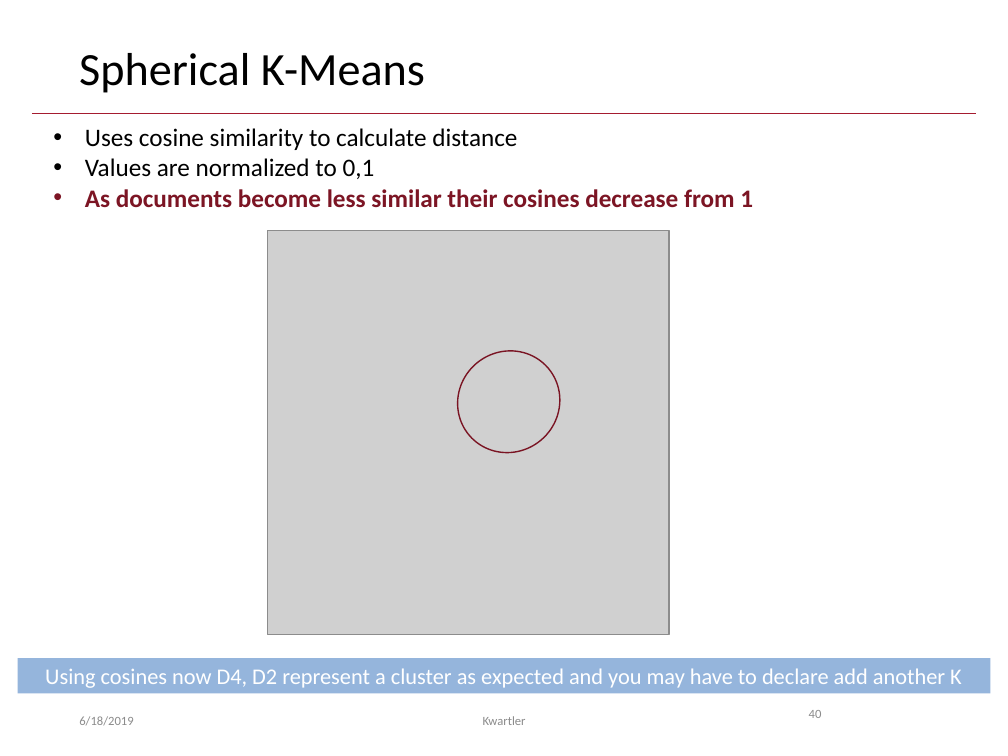
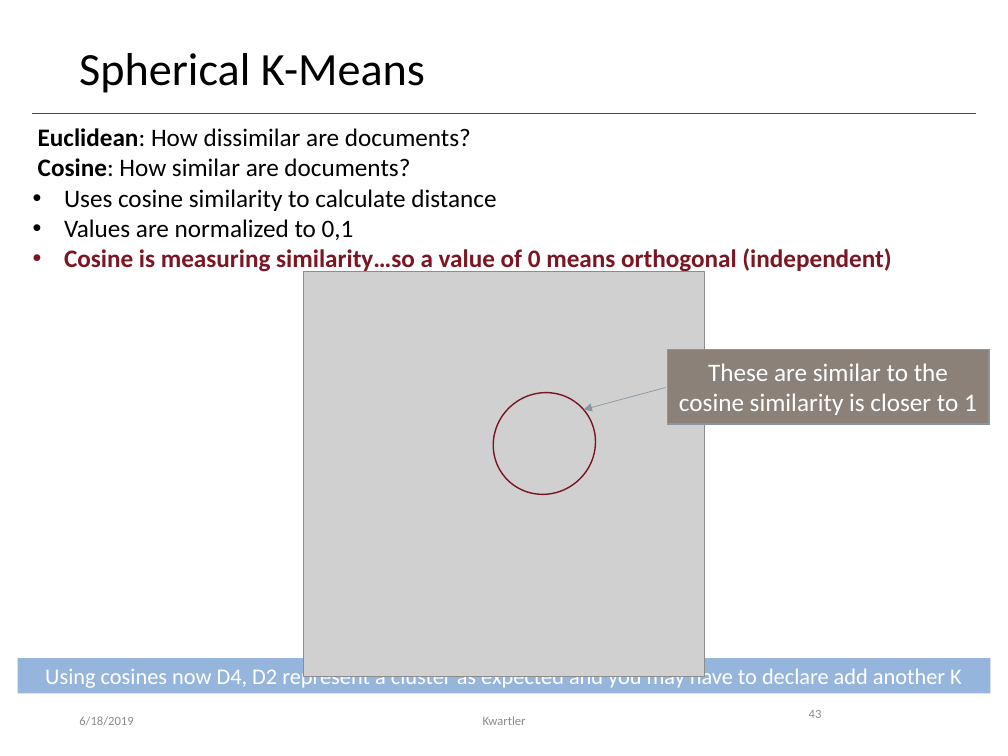
Before and after one commit to kwartler/GSERM_TextMining, a slide deck: slide 43 of C_Wednesday/GSERM_Wedsnesday_UnsupervisedApproaches.pptx (slide 40 before the commit). Drawn at 1008x756 pixels with LibreOffice and Linux fonts; fonts in the diff are those of the drawing; grey boxes stand for pictures; background and template pictures are left out. Boxes give left, top, right and bottom in pixels: in the first picture for what was removed or moved away, otherwise in the second. Text is boxed around its words. In the diff, an @@ line names an element or a change of style, - is before the commit and + after.

Commit message:
add better cosine similarity explanation

```diff
--- a/C_Wednesday/GSERM_Wedsnesday_UnsupervisedApproaches.pptx
+++ b/C_Wednesday/GSERM_Wedsnesday_UnsupervisedApproaches.pptx
@@ text added at box(38, 128, 471, 177), 18 pt, text #000000 @@
+Euclidean: How dissimilar are documents?
+Cosine: How similar are documents?
@@ text "Uses cosine similarity to calculate ...": place and size @@
-text "Uses cosine similarity to calculate ..." at box(85, 128, 753, 207)
+text "Uses cosine similarity to calculate ..." at box(64, 189, 891, 274)
@@ text at box(64, 248, 891, 274): text changed @@
-• As documents become less similar their cosines decrease from 1
+• Cosine is measuring similarity…so a value of 0 means orthogonal (independent)
@@ picture: place and size @@
-picture at box(268, 230, 669, 634)
+picture at box(303, 272, 705, 676)
@@ rectangle added at box(667, 350, 989, 424), fill #8C8179, outline #8996A0 1 pt, 18 pt, text #FFFFFF @@
+These are similar to the cosine similarity is closer to 1
@@ ellipse: place and size @@
-ellipse at box(436, 330, 581, 474)
+ellipse at box(473, 371, 617, 516)
@@ arrow added from (665, 387) to (584, 409), #8996A0 0.5 pt @@
@@ page number at box(809, 710, 822, 718): text changed @@
-40
+43
```
Also in this commit, not shown: 1 other slide changed, 3 slides added.
